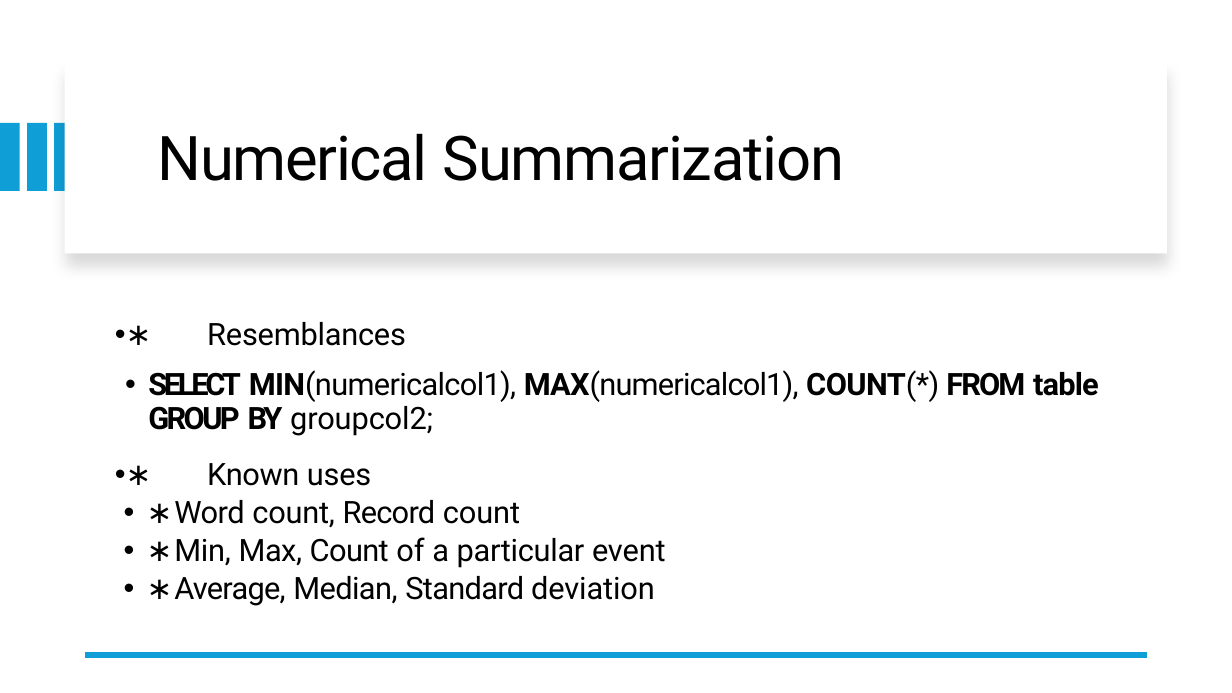
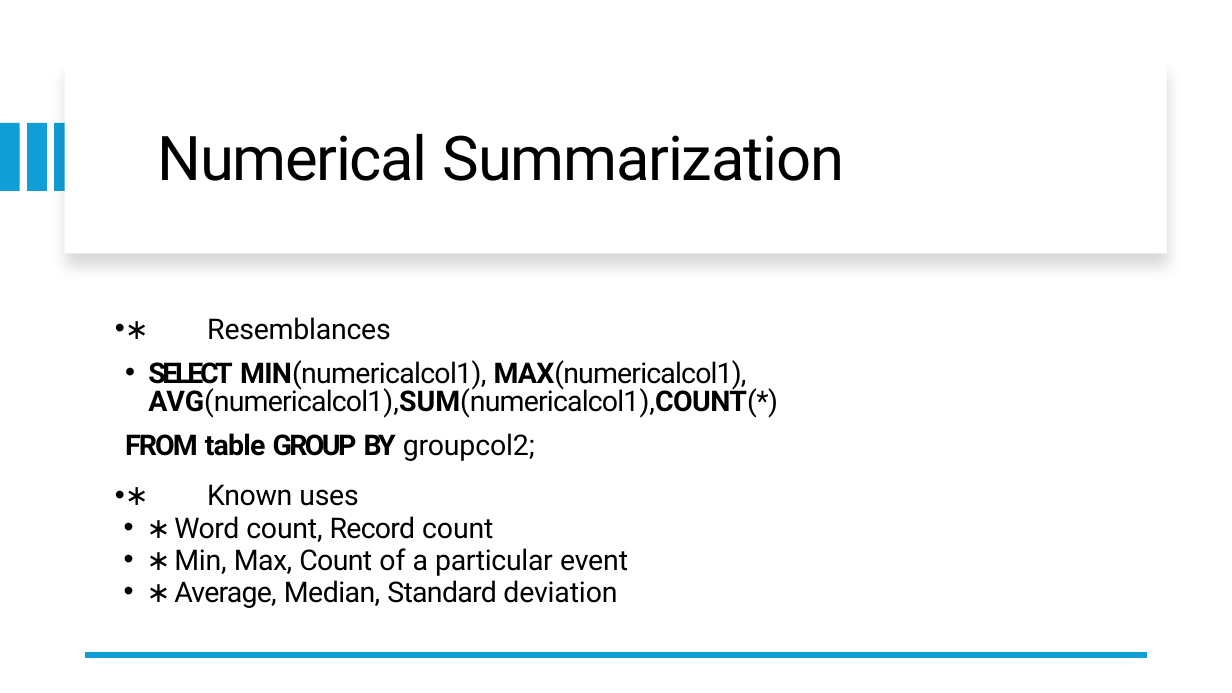
Before and after one commit to zhangyu027/UCI_Hadoop_Apache_Airflow, a slide deck: slide 9 of 02_Slides/M2_Hadoop_HDFS.pptx. Drawn at 1232x693 pixels with LibreOffice and Linux fonts; fonts in the diff are those of the drawing. Boxes give left, top, right and bottom in pixels: in the first picture for what was removed or moved away, otherwise in the second. Text is boxed around its words. In the diff, an @@ line names an element or a change of style, - is before the commit and + after.

```diff
--- a/02_Slides/M2_Hadoop_HDFS.pptx
+++ b/02_Slides/M2_Hadoop_HDFS.pptx
@@ text at [174,317,628,608]: size 24 to 22.2 pt in "∗ Resemblances", "∗ Known uses", "∗ Word count, Record count", "∗ Min, Max, Count of a particular ..." and 1 more places; line spacing 0.9 to 0.8 @@
@@ text at [125,360,778,461]: text changed; size 24 to 22.2 pt @@
-• SELECT MIN(numericalcol1), MAX(numericalcol1), COUNT(*) FROM table GROUP BY groupcol2;
+• SELECT MIN(numericalcol1), MAX(numericalcol1), AVG(numericalcol1),SUM(numericalcol1),COUNT(*)
+FROM table GROUP BY groupcol2;
```
Also in this commit, not shown: 3 other slides changed, 45 slides removed, 2 other files.
